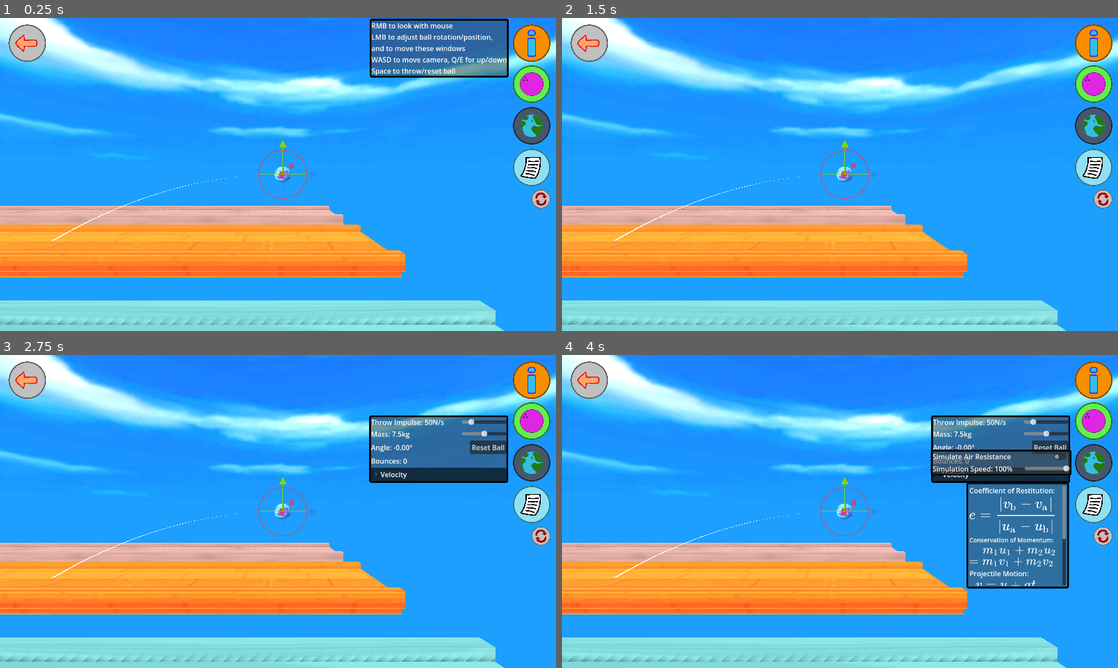
Above: before the commit, frames 1-4 (two rows, left to right).
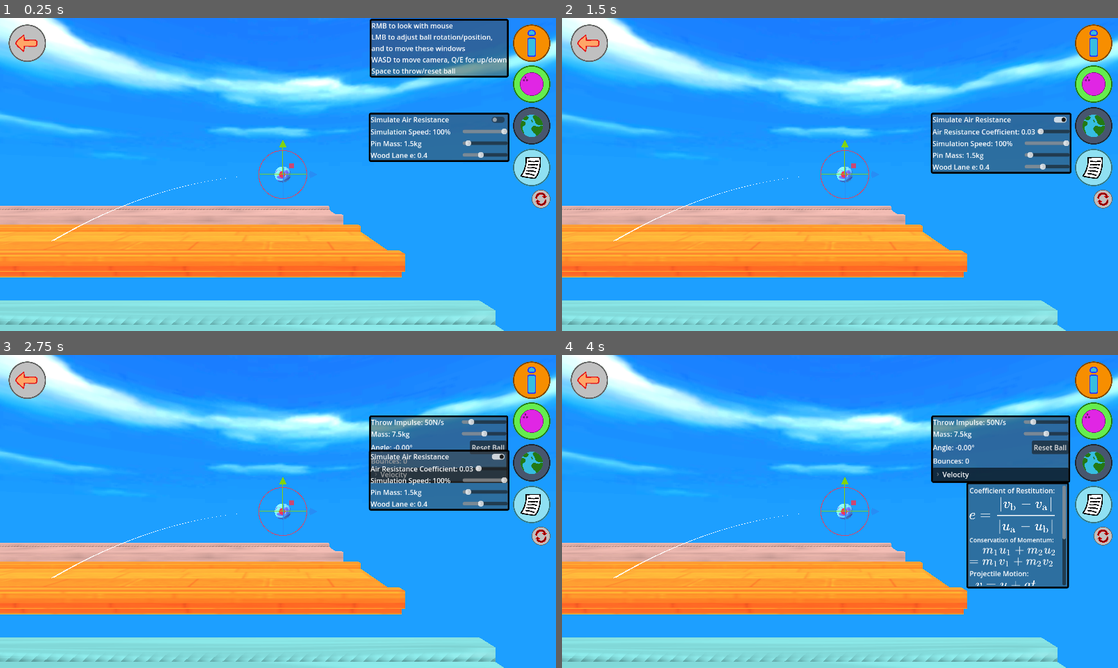
Above: after the commit, the same moments.

Repository: ErythiaSea/CMP400-PhET
Game: Godot game, scene res://Scenes/bowlingEnv.tscn
Two runs of this game, one before a commit and one after it. Both use one fixed random seed, a clock stepped at 60 frames per second and the inputs below.
Inputs (mouse positions are in pixels of both pictures, inside the frame that each line leads up to):
- Up to frame 1 (0.25 s): no input
- Up to frame 2 (1.5 s): click (1095, 43) at 0.5 s; click (1062, 118) at 1.27 s
- Up to frame 3 (2.75 s): click (533, 420) at 2 s
- Up to frame 4 (4 s): click (1095, 464) at 2.75 s; click (1095, 505) at 3.5 s

The runs differ from the first frame. In frame 1, 4.0% of the frame differs, in the area x 66-92%, y 30-46%; in frame 2, 5.0%, in the area x 66-92%, y 30-50%; in frame 3, 4.3%; in frame 4, 1.8%.

Commit message:
pin mass and wood e sliders

Diff:
--- a/Scenes/bowlingEnv.tscn
+++ b/Scenes/bowlingEnv.tscn
@@ -242,7 +242,7 @@
 [node name="BowlingPin5" parent="Pins" instance=ExtResource("9_lt5hn")]
 transform = Transform3D(1, 0, 0, 0, 1, 0, 0, 0, 1, 0.225, 0.287, -21.475)
 
-[node name="GUIRoot" type="CanvasLayer" parent="." node_path …(231 unchanged characters)… ime_scale_slider", "time_scale_label", "ball_angle_label", "ball_bounces_label", …(94 unchanged characters)…
+[node name="GUIRoot" type="CanvasLayer" parent="." node_path …(231 unchanged characters)… ime_scale_slider", "time_scale_label", "pin_mass_slider", "pin_mass_label", "wood_e_label", "ball_angle_label", "ball_bounces_label", …(94 unchanged characters)…
 script = ExtResource("10_w56ka")
 air_resistance_toggle = NodePath("WorldPanel/VBoxContainer/ButtonContainer/AirResistanceButton")
 air_resistance_slider_container = NodePath("WorldPanel/VBoxContainer/ARCSliderContainer")
@@ -254,6 +254,9 @@
 push_strength_label = NodePath("BallPanel/VBoxContainer/PSSliderContainer/PSSliderLabel")
 time_scale_slider = NodePath("WorldPanel/VBoxContainer/TSSliderContainer/TimeScaleSlider")
 time_scale_label = NodePath("WorldPanel/VBoxContainer/TSSliderContainer/TSSliderLabel")
+pin_mass_slider = NodePath("WorldPanel/VBoxContainer/PinMassContainer/PinMassSlider")
+pin_mass_label = NodePath("WorldPanel/VBoxContainer/PinMassContainer/PinMassLabel")
+wood_e_label = NodePath("WorldPanel/VBoxContainer/WoodEContainer/WoodELabel")
 ball_angle_label = NodePath("BallPanel/VBoxContainer/ResetBallContainer/AngleLabel")
 ball_bounces_label = NodePath("BallPanel/VBoxContainer/BouncesLabel")
 ball_vel_label = NodePath("BallPanel/VBoxContainer/VelocityFoldable/VelocityLabel")
@@ -360,7 +363,6 @@
 Z: 0.00"
 
 [node name="WorldPanel" type="PanelContainer" parent="GUIRoot"]
-visible = false
 offset_left = 849.0
 offset_top = 218.0
 offset_right = 1173.0
@@ -418,6 +420,42 @@
 max_value = 1.0
 step = 0.01
 value = 1.0
+
+[node name="PinMassContainer" type="HBoxContainer" parent="GUIRoot/WorldPanel/VBoxContainer"]
+layout_mode = 2
+
+[node name="PinMassLabel" type="Label" parent="GUIRoot/WorldPanel/VBoxContainer/PinMassContainer"]
+layout_mode = 2
+size_flags_horizontal = 2
+text = "Pin Mass: 1.5kg"
+
+[node name="PinMassSlider" type="HSlider" parent="GUIRoot/WorldPanel/VBoxContainer/PinMassContainer"]
+layout_mode = 2
+size_flags_horizontal = 3
+size_flags_vertical = 4
+size_flags_stretch_ratio = 0.5
+min_value = 0.01
+max_value = 25.0
+step = 0.01
+value = 1.5
+
+[node name="WoodEContainer" type="HBoxContainer" parent="GUIRoot/WorldPanel/VBoxContainer"]
+layout_mode = 2
+
+[node name="WoodELabel" type="Label" parent="GUIRoot/WorldPanel/VBoxContainer/WoodEContainer"]
+layout_mode = 2
+size_flags_horizontal = 2
+text = "Wood Lane e: 0.4"
+
+[node name="WoodESlider" type="HSlider" parent="GUIRoot/WorldPanel/VBoxContainer/WoodEContainer"]
+layout_mode = 2
+size_flags_horizontal = 3
+size_flags_vertical = 4
+size_flags_stretch_ratio = 0.5
+min_value = 0.01
+max_value = 1.0
+step = 0.01
+value = 0.4
 
 [node name="FormulaPanel" type="PanelContainer" parent="GUIRoot"]
 visible = false
@@ -572,6 +610,10 @@
 [connection signal="body_entered" from="ForceBall" to="ForceBall" method="_on_body_entered"]
 [connection signal="pressed" from="GUIRoot/BallPanel/VBoxContainer/ResetBallContainer/ResetButton" to="." method="_on_reset_button_pressed"]
 [connection signal="value_changed" from="GUIRoot/WorldPanel/VBoxContainer/TSSliderContainer/TimeScaleSlider" to="GUIRoot" method="_on_time_scale_slider_value_changed"]
+[connection signal="value_changed" from="GUIRoot/WorldPanel/VBoxContainer/PinMassContainer/PinMassSlider" to="." method="_on_pin_mass_slider_value_changed"]
+[connection signal="value_changed" from="GUIRoot/WorldPanel/VBoxContainer/PinMassContainer/PinMassSlider" to="GUIRoot" method="_on_pin_mass_slider_value_changed"]
+[connection signal="value_changed" from="GUIRoot/WorldPanel/VBoxContainer/WoodEContainer/WoodESlider" to="." method="_on_wood_e_slider_value_changed"]
+[connection signal="value_changed" from="GUIRoot/WorldPanel/VBoxContainer/WoodEContainer/WoodESlider" to="GUIRoot" method="_on_wood_e_slider_value_changed"]
 [connection signal="pressed" from="GUIRoot/InfoButton" to="GUIRoot" method="_on_info_button_pressed"]
 [connection signal="pressed" from="GUIRoot/BallButton" to="GUIRoot" method="_on_ball_button_pressed"]
 [connection signal="pressed" from="GUIRoot/WorldButton" to="GUIRoot" method="_on_world_button_pressed"]
--- a/Scenes/bowling_env.gd
+++ b/Scenes/bowling_env.gd
@@ -48,3 +48,10 @@
 
 func _on_reset_button_pressed() -> void:
 	reset_scene(true)
+
+func _on_pin_mass_slider_value_changed(value: float) -> void:
+	for pin in $Pins.get_children() as Array[RigidBody3D]:
+		pin.mass = value
+
+func _on_wood_e_slider_value_changed(value: float) -> void:
+	_lane_wood.physics_material_override.bounce = value
--- a/Scenes/bowling_lane.tscn
+++ b/Scenes/bowling_lane.tscn
@@ -1,10 +1,7 @@
-[gd_scene load_steps=8 format=3 uid="uid://dy1n73wqdiydt"]
+[gd_scene load_steps=8 format=3 uid="uid://b0xdw4bce824e"]
 
 [ext_resource type="Material" uid="uid://dhv24qs0yiphl" path="res://res/lane_mat_wood.tres" id="1_aktxr"]
-
-[sub_resource type="PhysicsMaterial" id="PhysicsMaterial_hymiy"]
-friction = 0.08
-bounce = 0.4
+[ext_resource type="PhysicsMaterial" uid="uid://c8xffs462r80o" path="res://res/bowling_lane_phys_mat.tres" id="1_ytl8i"]
 
 [sub_resource type="BoxMesh" id="BoxMesh_w56ka"]
 lightmap_size_hint = Vector2i(129, 132)
@@ -27,7 +24,7 @@
 
 [node name="lane" type="StaticBody3D"]
 transform = Transform3D(-4.371139e-08, 0, 1, 0, 1, 0, -1, 0, -4.371139e-08, 0, 0, 0)
-physics_material_override = SubResource("PhysicsMaterial_hymiy")
+physics_material_override = ExtResource("1_ytl8i")
 
 [node name="Rbarrier" type="MeshInstance3D" parent="."]
 transform = Transform3D(1, 0, 0, 0, 1, 0, 0, 0, 1, 0, 0.086, 0.565)
--- a/Scenes/gui_root.gd
+++ b/Scenes/gui_root.gd
@@ -10,6 +10,9 @@
 @export var push_strength_label: Label
 @export var time_scale_slider: HSlider
 @export var time_scale_label: Label
+@export var pin_mass_slider: HSlider
+@export var pin_mass_label: Label
+@export var wood_e_label: Label
 @export var ball_angle_label: Label
 @export var ball_bounces_label: Label
 @export var ball_vel_label: Label
@@ -88,3 +91,9 @@
 	ball_panel.position = panel_init_pos[1]
 	world_panel.position = panel_init_pos[2]
 	equation_panel.position = panel_init_pos[3]
+
+func _on_pin_mass_slider_value_changed(value: float) -> void:
+	pin_mass_label.text = "Pin Mass: %.2fkg" % value
+
+func _on_wood_e_slider_value_changed(value: float) -> void:
+	wood_e_label.text = "Wood Lane e: %.2f" % value
--- /dev/null
+++ b/res/bowling_lane_phys_mat.tres
@@ -0,0 +1,5 @@
+[gd_resource type="PhysicsMaterial" format=3 uid="uid://c8xffs462r80o"]
+
+[resource]
+friction = 0.08
+bounce = 0.4
Not shown: 1 places in Scenes/bowlingEnv.tscn that only renumber resources
